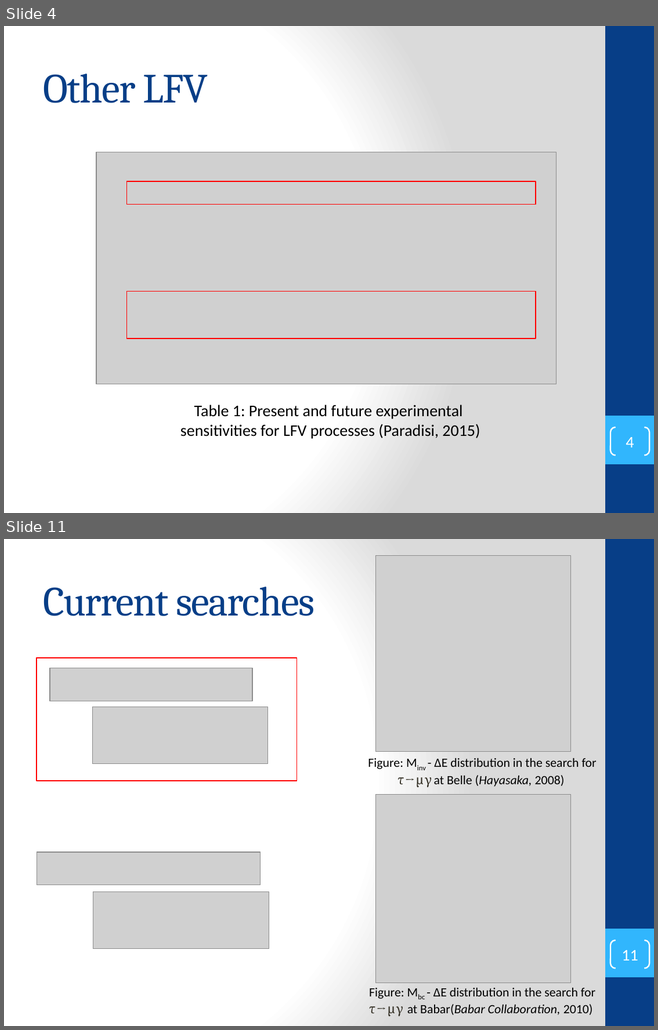
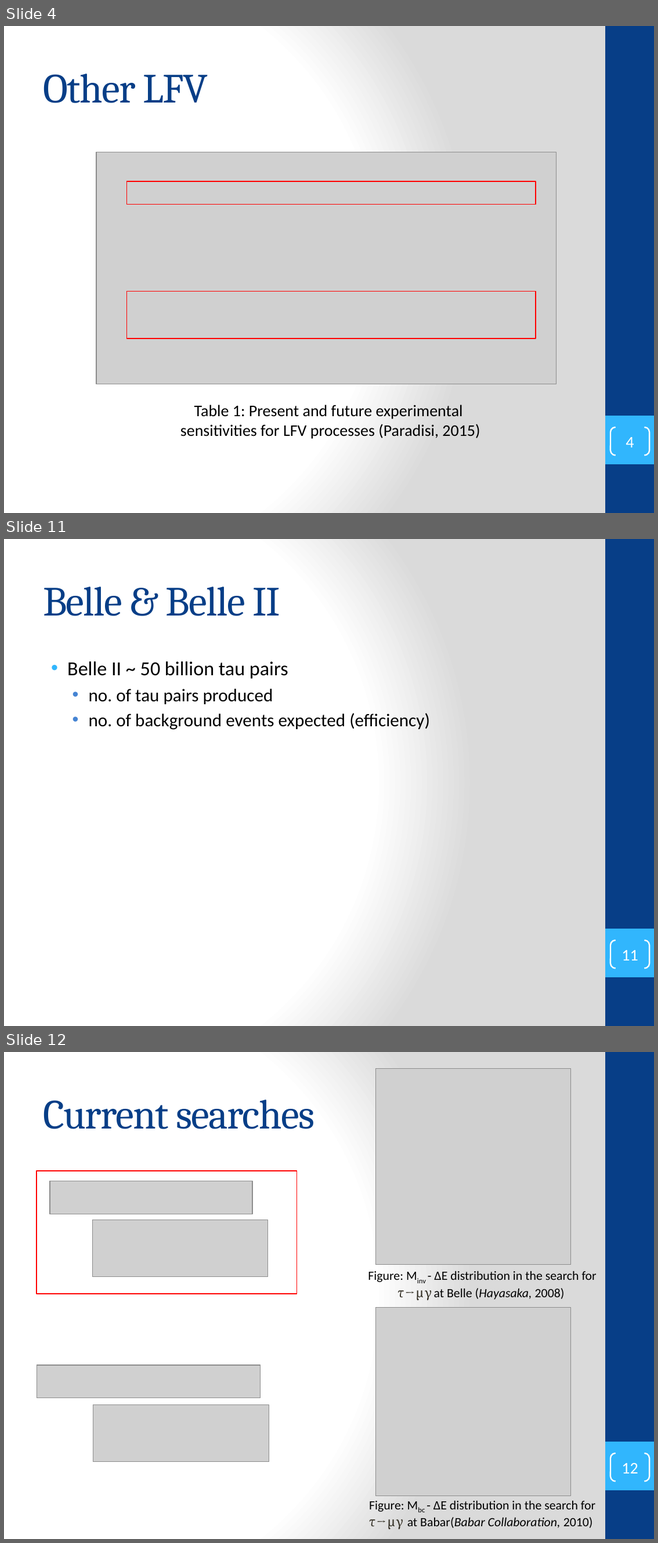
Before and after one commit to secret-agent-drone/lit-review, a slide deck: LiteratureReview_talk/lit_review_talk.pptx. Shown one above the other, each under a label of ours: slides 4 and 11 before the commit, slides 4, 11 and 12 after it; the slides between them are not shown. The pictures are 658x1030 and 658x1543 pixels, drawn with LibreOffice and Linux fonts; fonts in the diff are those of the drawing; grey boxes stand for pictures. Boxes give left, top, right and bottom in pixels: in the first picture for what was removed or moved away, otherwise in the second. Text is boxed around its words. In the diff, an @@ line names an element or a change of style, - is before the commit and + after.

```diff
--- a/LiteratureReview_talk/lit_review_talk.pptx
+++ b/LiteratureReview_talk/lit_review_talk.pptx
@@ slide 11 added at bbox=[4, 539, 654, 1026], background gradient #FFFFFF to #DADADA; not listed: 2 template elements that a slide beside it also shows @@
@@ title added at bbox=[43, 587, 280, 616], 46 pt, text #073E87 @@
+Belle & Belle II
@@ text added at bbox=[67, 661, 430, 730], 20 pt, text #000000 @@
+• Belle II ~ 50 billion tau pairs
+  • no. of tau pairs produced
+  • no. of background events expected (efficiency)
@@ page number added at bbox=[610, 940, 649, 968], outline #FFFFFF 1.5 pt, 18 pt, text #FFFFFF @@
+11
@@ what was slide 11 is now slide 12 @@
@@ page number at bbox=[621, 1463, 637, 1474]: text changed @@
-11
+12
```
Also in this commit, not shown: 9 slides changed, 6 other files.
